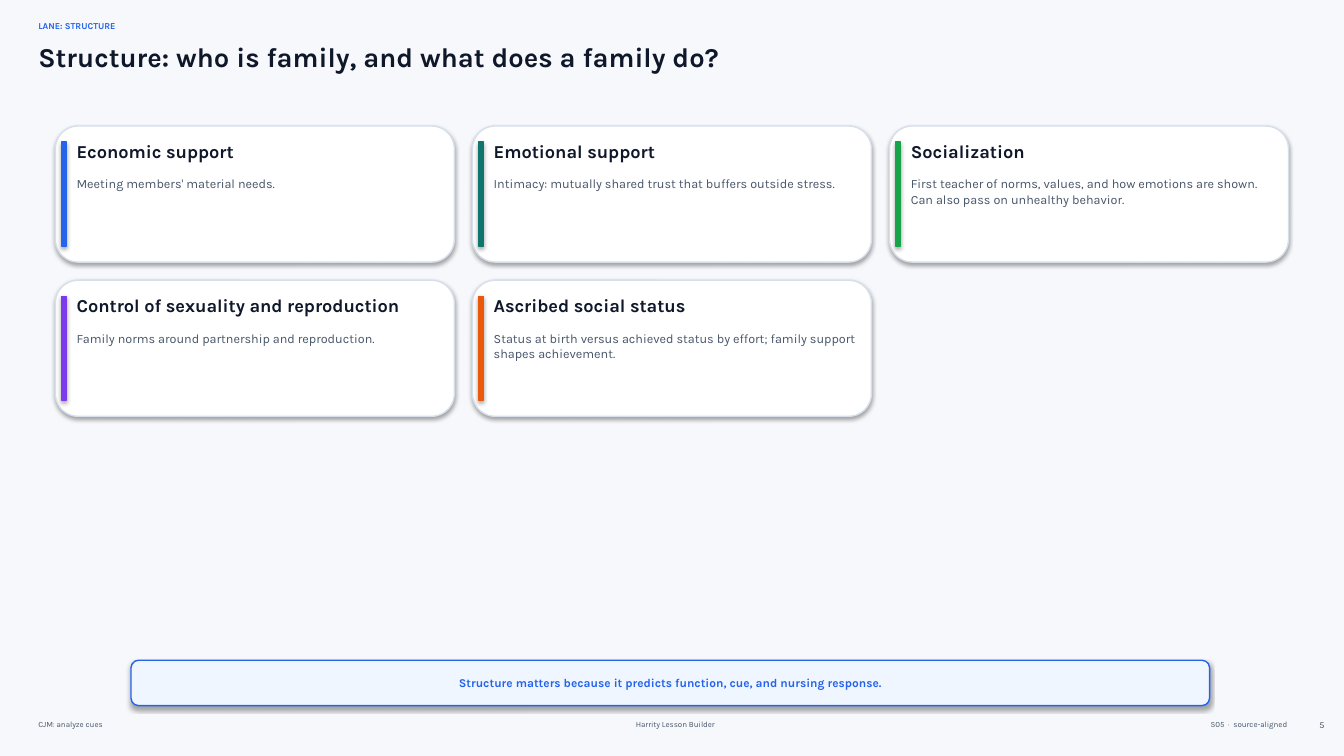
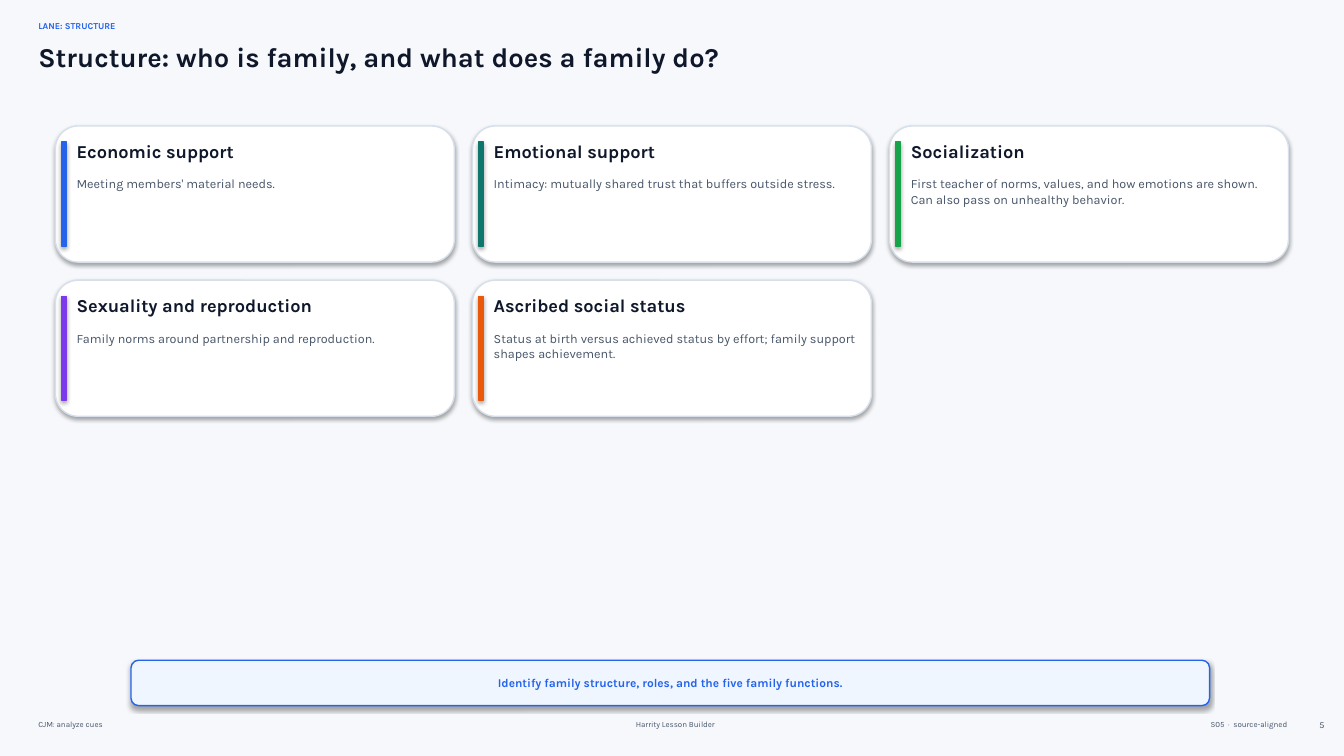
Before and after one commit to Bobbyh93/repo, a slide deck: slide 5 of lessons/openrn_hp_ch4/package/20260906_NHP_Family_Dynamics_Part_1.pptx. Drawn at 1344x756 pixels with LibreOffice and Linux fonts; fonts in the diff are those of the drawing. Boxes give left, top, right and bottom in pixels: in the first picture for what was removed or moved away, otherwise in the second. Text is boxed around its words. In the diff, an @@ line names an element or a change of style, - is before the commit and + after.

```diff
--- a/lessons/openrn_hp_ch4/package/20260906_NHP_Family_Dynamics_Part_1.pptx
+++ b/lessons/openrn_hp_ch4/package/20260906_NHP_Family_Dynamics_Part_1.pptx
@@ text at [77,299,312,317]: text changed @@
-Control of sexuality and reproduction
+Sexuality and reproduction
@@ text at [498,678,842,690]: text changed @@
-Structure matters because it predicts function, cue, and nursing response.
+Identify family structure, roles, and the five family functions.
```
Also in this commit, not shown: 6 other slides changed, 12 other files.
